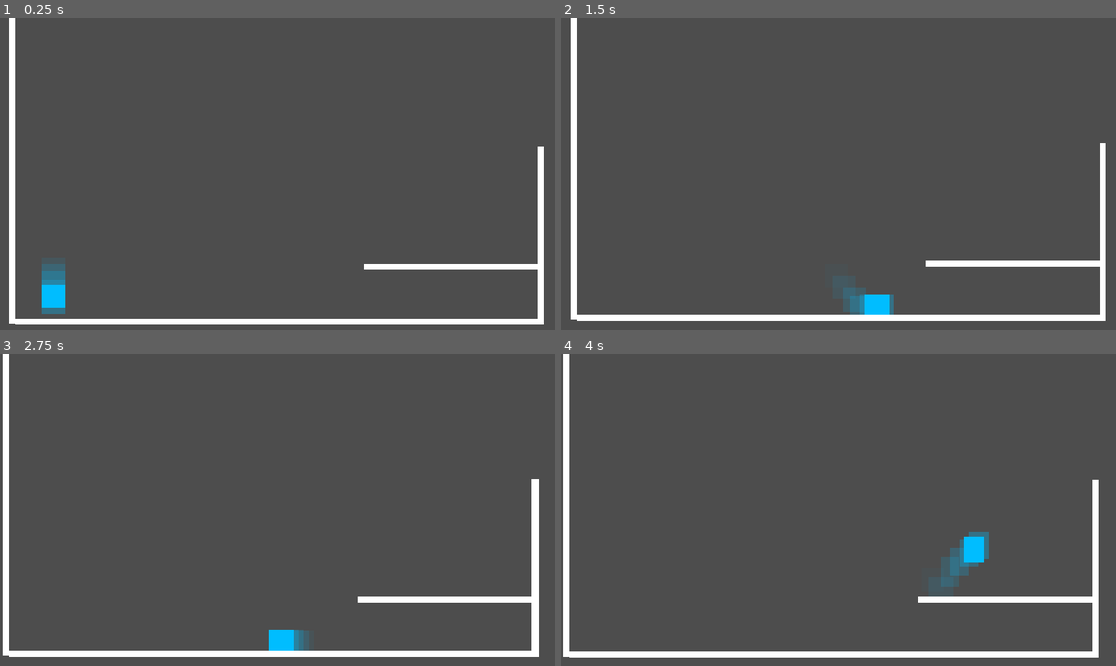
Above: before the commit, frames 1-4 (two rows, left to right).
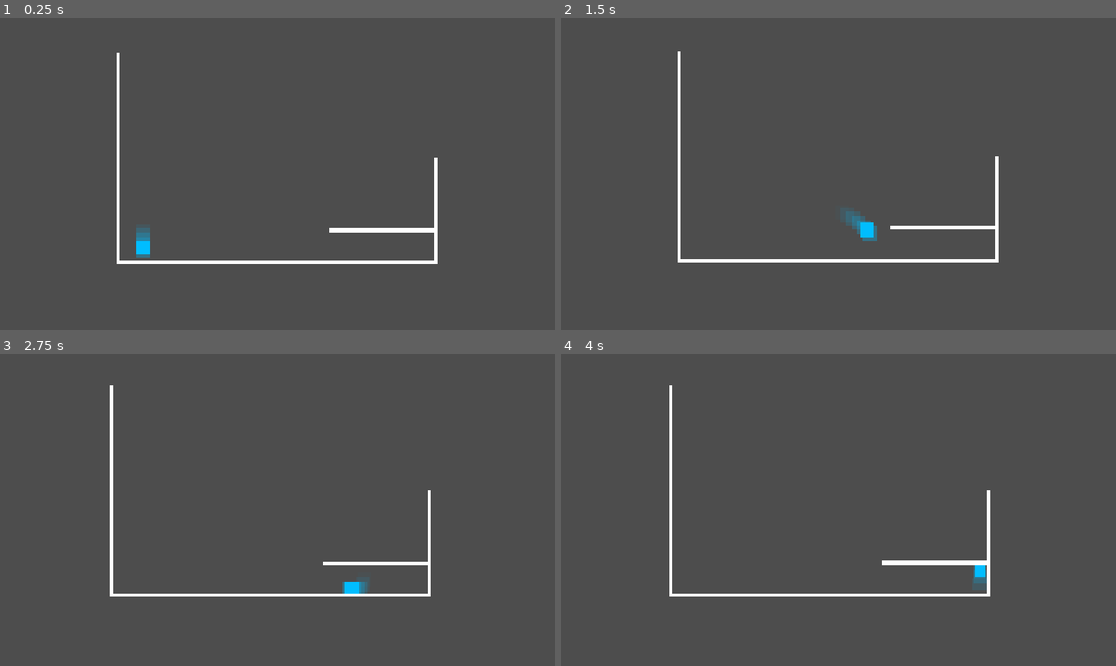
Above: after the commit, the same moments.

Repository: A1exine/guardian-of-the-grotto
Game: Godot game, scene res://Scenes/main.tscn
Two runs of this game, one before a commit and one after it. Both use one fixed random seed, a clock stepped at 60 frames per second and the inputs below.
Inputs (mouse positions are in pixels of both pictures, inside the frame that each line leads up to):
- Up to frame 1 (0.25 s): no input
- Up to frame 2 (1.5 s): move the mouse to (960, 158) at 0.52 s; hold Shift (run) 0.53-1.28 s; hold D (move_right) from 0.53 s (still down); right-click (960, 158) at 0.6 s; tap Space (jump) at 0.77, 1.07 s; move the mouse to (727, 189) at 1.27 s; tap Shift (run) at 1.35 s
- Up to frame 3 (2.75 s): tap Space (jump) at 1.52, 1.82, 2.3 s; click (166, 525) at 1.55 s; move the mouse to (333, 441) at 2.02 s; release D (move_right) at 2.03 s; hold A (move_left) from 2.03 s (still down); click (333, 441) at 2.1 s
- Up to frame 4 (4 s): move the mouse to (810, 572) at 2.77 s; release A (move_left) at 2.78 s; hold D (move_right) from 2.78 s (still down); tap Space (jump) at 2.85, 3.02, 3.32, 3.77 s; right-click (810, 572) at 3.05 s; move the mouse to (1005, 556) at 3.52 s; hold Shift (run) from 3.53 s (still down); right-click (1005, 556) at 3.6 s

The runs differ from the first frame. In frame 1, 6.4% of the frame differs, in the area x 1-98%, y 0-99%; in frame 2, 6.4%; in frame 3, 6.4%; in frame 4, 6.5%, in the area x 0-97%, y 0-98%.

Commit message:
Working on fixing dash and plunge before attempting refactoring with state machine

Diff:
--- a/Scenes/camera_2d.gd
+++ b/Scenes/camera_2d.gd
@@ -6,8 +6,12 @@
 
 var center_position: Vector2
 
+var shake_strength: float = 0.0
+var shake_decay: float = 18.0
+
 func _ready() -> void:
 	center_position = global_position
+	add_to_group("camera")
 
 func _process(delta: float) -> void:
 	if not player:
@@ -16,3 +20,15 @@
 	var target_position: Vector2 = center_position + offset_from_center
 
 	global_position = global_position.lerp(target_position, smooth_speed * delta)
+
+	if shake_strength > 0.0:
+		shake_strength = move_toward(shake_strength, 0.0, shake_decay * delta)
+		offset = Vector2(
+			randf_range(-shake_strength, shake_strength),
+			randf_range(-shake_strength, shake_strength)
+		)
+	else:
+		offset = Vector2.ZERO
+
+func apply_shake(intensity: float) -> void:
+	shake_strength = max(shake_strength, intensity)
--- a/Scripts/player.gd
+++ b/Scripts/player.gd
@@ -16,7 +16,7 @@
 
 const RUN_JUMP_HEIGHT: float = -950.0
 const BASE_JUMP: float = -850.0
-const JUMP_RELEASE_MULTIPLIER: float = 0.72
+const JUMP_RELEASE_MULTIPLIER: float = 0.9
 
 const BASE_GRAVITY_NORMAL: float = 1400.0
 const BASE_GRAVITY_WALL: float = 250.0
@@ -29,18 +29,18 @@
 const WALL_JUMP_LOCK_TIME: float = 0.05
 const WALL_JUMP_HEIGHT: float = -1000.0
 
-const FAST_FALL_MULTIPLIER: float = 2.0
+const FAST_FALL_MULTIPLIER: float = 2.5
 const MAX_FAST_FALL_SPEED: float = 2400.0
 const PLUNGE_START_SPEED: float = 800.0
 
-const PLUNGE_MIN_IMPACT_VY: float = 900.0
+const PLUNGE_MIN_IMPACT_VY: float = 1800.0
 const PLUNGE_LAND_GLIDE_SPEED: float = 400.0
 
 const MAX_CHARGETIME: float = 0.5
 const CHARGE_JUMP_MULTIPLIER: float = 1.35
 
 const DASH_SPEED = 1000.0
-const DASH_ARC_VELOCITY = -500.0
+const DASH_ARC_VELOCITY = -300.0
 
 # ==============================================================================
 # EXPORTED TUNING VARIABLES
@@ -72,9 +72,16 @@
 var wall_normal_x: float = 0.0
 var look_dir_x: int = 1
 
+var is_tweening_scale: bool = false
+var is_plunging: bool = false
+var is_running: bool = false
+var is_jumping_windup: bool = false
+
+var has_jumped: bool = false
 
 var is_charging: bool = false
 var charge_amount: float = 0.0
+
 
 var is_dashing: bool = false
 var can_dash: bool = true
@@ -117,16 +124,18 @@
 			wall_jump_lock -= delta
 
 	#Floor vs. Air Coyote State
-	if is_on_floor():
+	if is_on_floor() and velocity.y >= 0.0:
 		has_air_dashed = false
+		has_jumped = false
 		coyote_time_activated = false
 		wall_contact_coyote = 0.0
 	else:
-		if CoyoteTimer.is_stopped() and !coyote_time_activated:
+		if CoyoteTimer.is_stopped() and !coyote_time_activated and not has_jumped:
 			CoyoteTimer.start()
 			coyote_time_activated = true
 		if is_on_wall():
 			has_air_dashed = false
+			has_jumped = false
 			wall_normal_x = get_wall_normal().x
 			wall_contact_coyote = WALL_CONTACT_COYOTE_TIME
 		elif wall_contact_coyote > 0.0:
@@ -137,12 +146,20 @@
 		look_dir_x = sign(x_input)
 
 func handle_dash() -> void:
+
+	is_jumping_windup = false
+
 	if Input.is_action_just_pressed("dash") and can_dash and (is_on_floor() or not has_air_dashed):
-		if not is_on_floor():
+		var was_grounded: bool = is_on_floor()
+		if not was_grounded:
 			has_air_dashed = true
+
 		is_dashing = true
 		can_dash = false
-		velocity.y = DASH_ARC_VELOCITY
+		velocity.y = 0.0
+
+		if was_grounded and is_running:
+			velocity.y = DASH_ARC_VELOCITY
 
 		if is_on_wall():
 			wall_normal_x = get_wall_normal().x
@@ -152,6 +169,7 @@
 			look_dir_x = sign(wall_normal_x)
 			wall_contact_coyote = 0.0
 
+		velocity.x = look_dir_x * (current_speed + 250.0)
 		$DashTimer.start()
 		$DashCoolDownTimer.start()
 		apply_squash_stretch(Vector2(1.35, 0.70))
@@ -169,16 +187,17 @@
 	can_dash = true
 
 func handle_horizontal_movement(delta: float, x_input: float) -> void:
-	if is_dashing:
-		velocity.x = look_dir_x * DASH_SPEED
-		return
 
 	var speed_multiplier: float = 1.25 if is_boomerang_out else 1.0
 	var jump_multiplier: float = 1.15 if is_boomerang_out else 1.0
 
-	var is_running: bool = Input.is_action_pressed("run")
+	is_running = Input.is_action_pressed("run")
 	current_speed = (RUN_SPEED if is_running else BASE_SPEED) * speed_multiplier
 	jump_height = (RUN_JUMP_HEIGHT if is_running else BASE_JUMP) * jump_multiplier
+
+	if is_dashing:
+		velocity.x = look_dir_x * (current_speed + 250.0)
+		return
 
 	#Acceleration
 	var accel: float = acceleration if is_on_floor() else air_acceleration
@@ -207,6 +226,13 @@
 	if is_on_floor():
 		return
 
+	if is_dashing:
+		if (Input.is_action_pressed("move_down") or is_plunging) and PlungeLockTimer.is_stopped():
+			apply_plunge(delta)
+			return
+		if velocity.y == 0.0:
+			return
+
 	#Variable Jump and Ceiling Bonk
 	if Input.is_action_just_released("jump") and velocity.y < 0:
 		velocity.y *= JUMP_RELEASE_MULTIPLIER
@@ -215,48 +241,15 @@
 
 	#Verticle air state: Wall slide/plunge/normal fall
 	if is_on_wall() and velocity.y > 0.0 and x_input != 0.0:
+		is_plunging = false
 		look_dir_x = -sign(wall_normal_x)
 		velocity.y = min(velocity.y + gravity_wall * delta, max_wall_slide_speed)
 	elif Input.is_action_pressed("move_down") and not is_on_wall() and PlungeLockTimer.is_stopped():
 		apply_plunge(delta)
 	else:
-		var active_gravity: float = gravity_normal * (fall_multiplier if velocity.y > 0.0 else 1.0)
+		var boomerang_grav_mult: float = 1.25 if is_boomerang_out else 1.0
+		var active_gravity: float = gravity_normal * boomerang_grav_mult * (fall_multiplier if velocity.y > 0.0 else 1.0)
 		velocity.y = min(velocity.y + active_gravity * delta, max_fall_speed)
-
-func apply_plunge(delta) -> void:
-	is_dashing = false
-	if velocity.y < PLUNGE_START_SPEED:
-		velocity.y = PLUNGE_START_SPEED
-
-	var plunge_gravity: float = gravity_normal * fall_multiplier * FAST_FALL_MULTIPLIER
-	velocity.y = min(velocity.y + plunge_gravity * delta, MAX_FAST_FALL_SPEED)
-	visual.scale = visual.scale.lerp(Vector2(0.75, 1.30), 12.0 * delta)
-
-func handle_jumps() -> void:
-	if Input.is_action_just_pressed("jump") and JumpBufferTimer.is_stopped():
-			JumpBufferTimer.start()
-
-	if JumpBufferTimer.is_stopped():
-		return
-
-	# Normal Floor Jump
-	if !CoyoteTimer.is_stopped() or is_on_floor():
-		velocity.y = jump_height
-		PlungeLockTimer.start()
-		apply_squash_stretch(Vector2(0.72, 1.32))
-		JumpBufferTimer.stop()
-		CoyoteTimer.stop()
-		coyote_time_activated = true
-
-	#Wall Jump
-	elif wall_contact_coyote > 0.0:
-		velocity.y = WALL_JUMP_HEIGHT
-		velocity.x = wall_normal_x * wall_jump_push_force
-		look_dir_x = sign(wall_normal_x)
-		apply_squash_stretch(Vector2(0.70, 1.35))
-		wall_jump_lock = WALL_JUMP_LOCK_TIME
-		wall_contact_coyote = 0.0
-		JumpBufferTimer.stop()
 
 func handle_corner_correction() -> void:
 	#Head Nudge
@@ -274,30 +267,93 @@
 				global_position.x -= 6.0
 
 	# Ledge Hop
-	if velocity.y > -120.0 and velocity.y < -20.0 and abs(velocity.x) > 15.0:
+	if is_on_wall() and velocity.y > -120.0 and velocity.y < -20.0 and abs(velocity.x) > 15.0:
 		if $Left_LedgeHop.is_colliding() and !$Left_LedgeHop2.is_colliding() and velocity.x < 0:
 			velocity.y += jump_height / 3.25
 		if $Right_LedgeHop.is_colliding() and !$Right_LedgeHop2.is_colliding() and velocity.x > 0:
 			velocity.y += jump_height / 3.25
 
+func handle_jumps() -> void:
+
+	if Input.is_action_just_pressed("jump") and JumpBufferTimer.is_stopped():
+			JumpBufferTimer.start()
+
+	if JumpBufferTimer.is_stopped() or is_jumping_windup:
+		return
+
+	# Normal Floor Jump
+	if (!CoyoteTimer.is_stopped() or is_on_floor()) and not has_jumped:
+		has_jumped = true
+		#Squash if running, else normal squash
+		if is_running:
+			start_charged_jump()
+		else:
+			apply_squash_stretch(Vector2(0.72, 1.32))
+			velocity.y = jump_height
+			PlungeLockTimer.start()
+
+		JumpBufferTimer.stop()
+		CoyoteTimer.stop()
+		coyote_time_activated = true
+
+	#Wall Jump
+	elif wall_contact_coyote > 0.0:
+		velocity.y = WALL_JUMP_HEIGHT
+		velocity.x = wall_normal_x * wall_jump_push_force
+		look_dir_x = sign(wall_normal_x)
+		apply_squash_stretch(Vector2(0.70, 1.35))
+		wall_jump_lock = WALL_JUMP_LOCK_TIME
+		wall_contact_coyote = 0.0
+		JumpBufferTimer.stop()
+
+func start_charged_jump() -> void:
+	is_jumping_windup = true
+	var tween := create_tween()
+	# Compress down on the ground
+	tween.tween_property(visual, "scale", Vector2(1.2, 0.68) * mass_scale, 0.07).set_trans(Tween.TRANS_SINE).set_ease(Tween.EASE_OUT)
+	# Launch upward and smoothly stretch tall
+	tween.tween_callback(func():
+		is_jumping_windup = false
+		has_jumped = true
+		velocity.y = jump_height
+		PlungeLockTimer.start()
+	)
+	tween.tween_property(visual, "scale", Vector2(0.76, 1.28) * mass_scale, 0.14).set_trans(Tween.TRANS_SINE).set_ease(Tween.EASE_OUT)
+
+func apply_plunge(delta) -> void:
+	is_plunging = true
+	is_jumping_windup = false
+	is_dashing = false
+	if velocity.y < PLUNGE_START_SPEED:
+		velocity.y = PLUNGE_START_SPEED
+
+	var plunge_gravity: float = gravity_normal * fall_multiplier * FAST_FALL_MULTIPLIER
+	velocity.y = min(velocity.y + plunge_gravity * delta, MAX_FAST_FALL_SPEED)
+	visual.scale = visual.scale.lerp(Vector2(0.75, 1.30), 12.0 * delta)
+
 func handle_landing_effects(was_grounded: bool, pre_land_vy: float, x_input: float) -> void:
 	if is_on_floor() and not was_grounded:
 		var impact: float = clamp((pre_land_vy - 450.0) / 1800.0, 0.0, 1.0)
-		var squash_x: float = lerp(1.08, 1.38, impact)
-		var squash_y: float = lerp(0.92, 0.65, impact)
+		var squash_x: float = lerp(1.12, 1.75, impact)
+		var squash_y: float = lerp(0.88, 0.45, impact)
 		apply_squash_stretch(Vector2(squash_x, squash_y))
 
-		#Glides a little after landing
-		if Input.is_action_pressed("move_down") and pre_land_vy > PLUNGE_MIN_IMPACT_VY:
-			var glide_dir: float = sign(x_input) if x_input != 0.0 else look_dir_x
-			velocity.x = glide_dir * PLUNGE_LAND_GLIDE_SPEED
+		if is_plunging:
+			is_plunging = false
+			if pre_land_vy > PLUNGE_MIN_IMPACT_VY:
+				var glide_dir: float = sign(x_input) if x_input != 0.0 else look_dir_x
+				velocity.x = glide_dir * PLUNGE_LAND_GLIDE_SPEED
+				get_tree().call_group("camera", "apply_shake", 10.0)
+			else:
+				get_tree().call_group("camera", "apply_shake", 1.5)
 
 func apply_squash_stretch(new_scale: Vector2) -> void:
 	visual.scale = new_scale
 
 func update_squash_and_stretch(delta) -> void:
-	# Elastic recovery back to Vector2(1, 1)
-	visual.scale = visual.scale.lerp(Vector2.ONE * mass_scale, 6.0 * delta)
+
+	if not is_tweening_scale:
+		visual.scale = visual.scale.lerp(Vector2.ONE * mass_scale, 8.0 * delta)
 
 	#Flashes white and cools off to show dash cooldown
 	if not $DashCoolDownTimer.is_stopped():
@@ -335,5 +391,5 @@
 #===============================================================================
 func set_boomerang_out(out: bool) -> void:
 	is_boomerang_out = out
-	mass_scale = 0.6 if out else 1.0
+	mass_scale = 0.65 if out else 1.0
 	$CollisionShape2D.scale = Vector2.ONE * mass_scale
--- a/project.godot
+++ b/project.godot
@@ -16,6 +16,8 @@
 
 [display]
 
+window/size/viewport_width=1920
+window/size/viewport_height=1080
 window/stretch/mode="canvas_items"
 window/stretch/aspect="expand"
 
